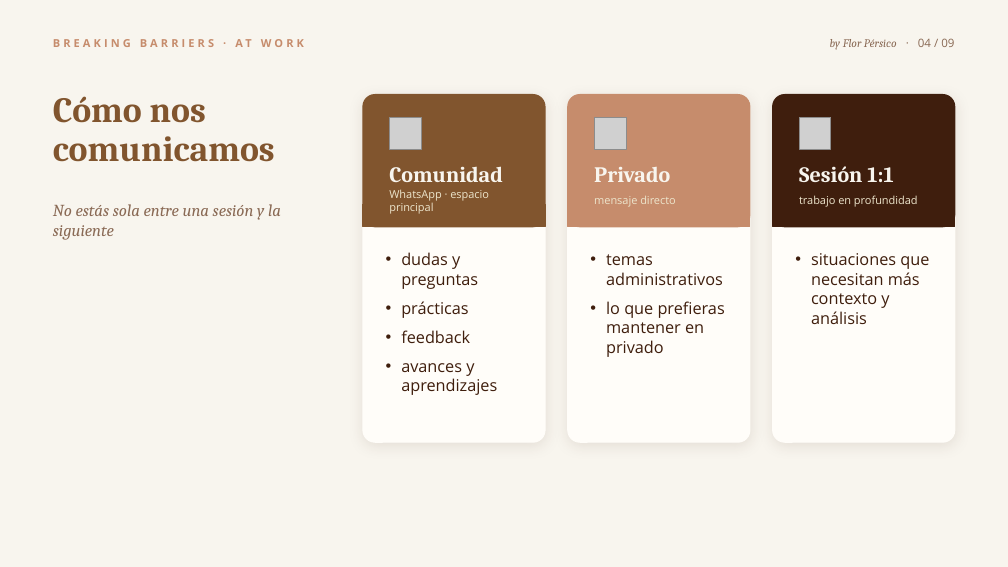
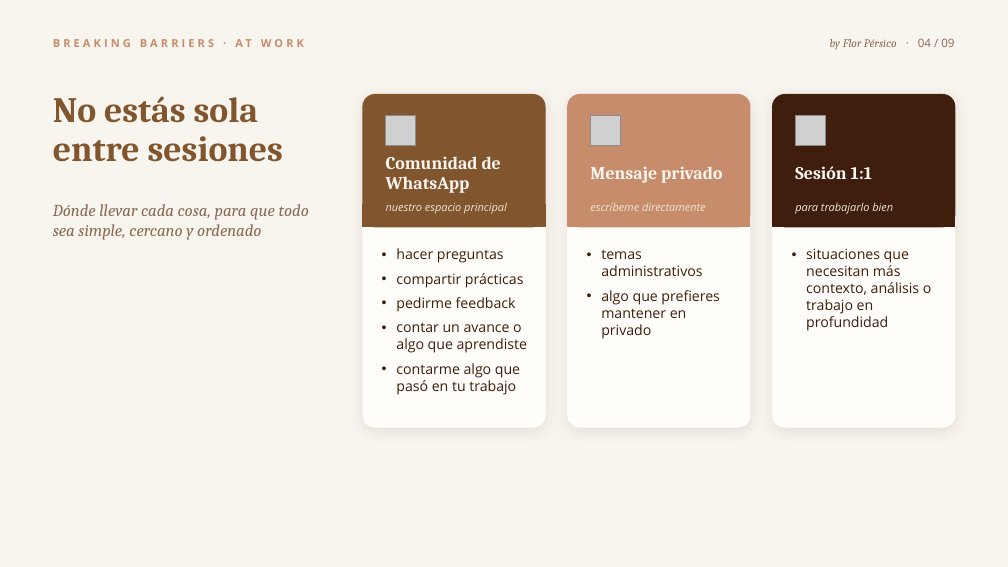
Before and after one commit to florenciapersico-ctrl/brakingbarriersatwork, a slide deck: slide 4 of onboarding/ONB02_Como_vamos_a_trabajar_juntas.pptx. Drawn at 1008x567 pixels with LibreOffice and Linux fonts; fonts in the diff are those of the drawing; grey boxes stand for pictures. Boxes give left, top, right and bottom in pixels: in the first picture for what was removed or moved away, otherwise in the second. Text is boxed around its words. In the diff, an @@ line names an element or a change of style, - is before the commit and + after.

```diff
--- a/onboarding/ONB02_Como_vamos_a_trabajar_juntas.pptx
+++ b/onboarding/ONB02_Como_vamos_a_trabajar_juntas.pptx
@@ text at [53, 96, 284, 162]: text changed @@
-Cómo nos comunicamos
+No estás sola entre sesiones
@@ rounded rectangle: place and size @@
-rounded rectangle at [363, 95, 545, 442]
+rounded rectangle at [363, 95, 545, 427]
@@ rounded rectangle: place and size @@
-rounded rectangle at [568, 95, 750, 442]
+rounded rectangle at [568, 95, 750, 427]
@@ rounded rectangle: place and size @@
-rounded rectangle at [773, 95, 955, 442]
+rounded rectangle at [773, 95, 955, 427]
@@ 3 pictures: place and size @@
-3 pictures at [389, 117, 831, 149]
+3 pictures at [386, 116, 826, 146]
@@ text at [386, 156, 501, 193]: text changed; size 21 to 17 pt @@
-Comunidad
+Comunidad de WhatsApp
@@ text at [590, 167, 722, 183]: text changed; size 21 to 17 pt @@
-Privado
+Mensaje privado
@@ text "Sesión 1:1" at [795, 166, 872, 179]: size 21 to 17 pt; line spacing 1 to 0.9 @@
@@ text at [53, 204, 309, 240]: text changed @@
-No estás sola entre una sesión y la siguiente
+Dónde llevar cada cosa, para que todo sea simple, cercano y ordenado
@@ text at [386, 202, 507, 214]: text changed; italic on @@
-WhatsApp · espacio principal
+nuestro espacio principal
@@ text at [590, 203, 706, 211]: text changed; italic on @@
-mensaje directo
+escríbeme directamente
@@ text at [795, 202, 893, 214]: text changed; italic on @@
-trabajo en profundidad
+para trabajarlo bien
@@ text at [396, 248, 527, 395]: text changed; size 15.5 to 13.5 pt @@
-• dudas y preguntas
-• prácticas
-• feedback
-• avances y aprendizajes
+• hacer preguntas
+• compartir prácticas
+• pedirme feedback
+• contar un avance o algo que aprendiste
+• contarme algo que pasó en tu trabajo
@@ text at [601, 249, 702, 276]: size 15.5 to 13.5 pt in "temas administrativos"; indent changed; less space between paragraphs @@
@@ text at [806, 248, 932, 331]: text changed; size 15.5 to 13.5 pt @@
-• situaciones que necesitan más contexto y análisis
+• situaciones que necesitan más contexto, análisis o trabajo en profundidad
@@ text at [601, 290, 719, 339]: text changed; size 15.5 to 13.5 pt @@
-• lo que prefieras mantener en privado
+• algo que prefieres mantener en privado
```
Also in this commit, not shown: 8 other slides changed, 2 other files.
